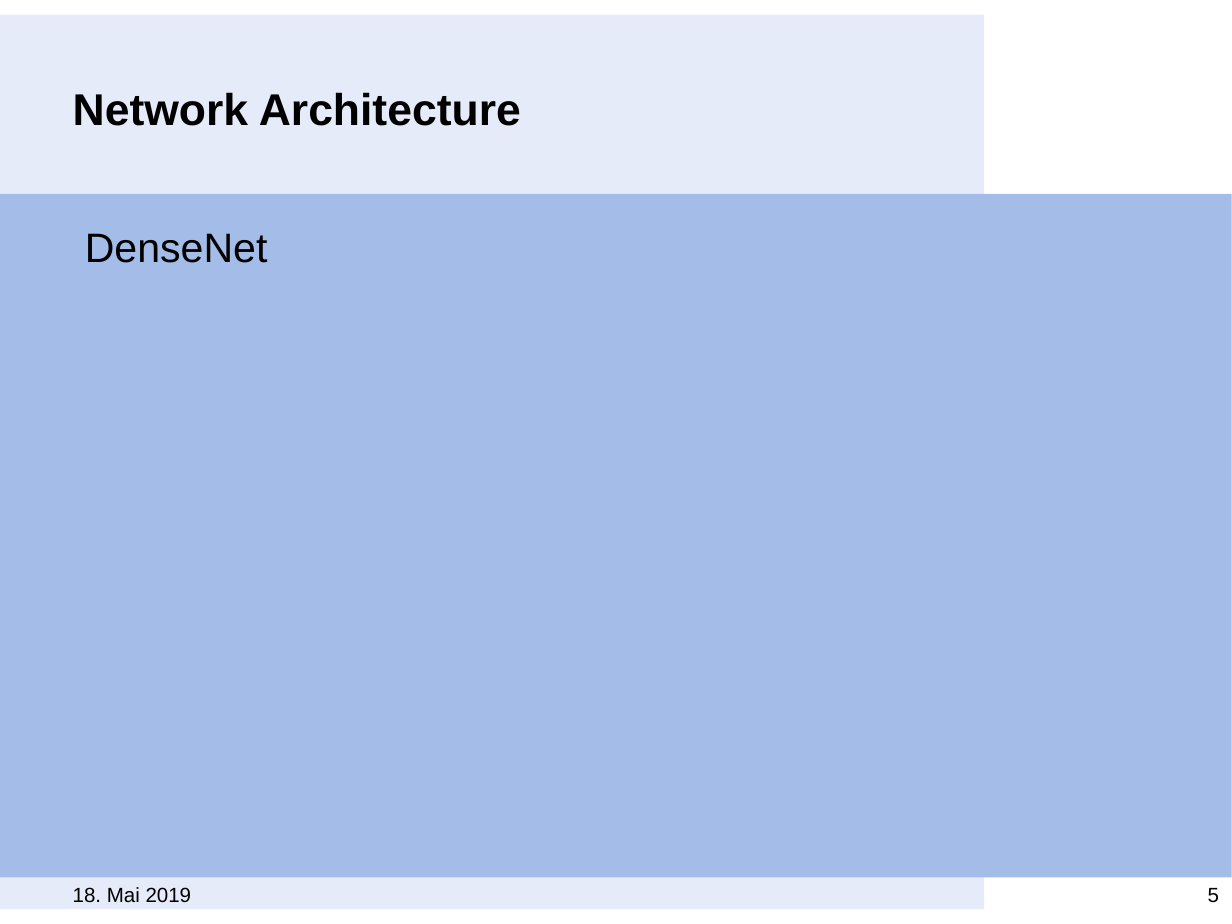
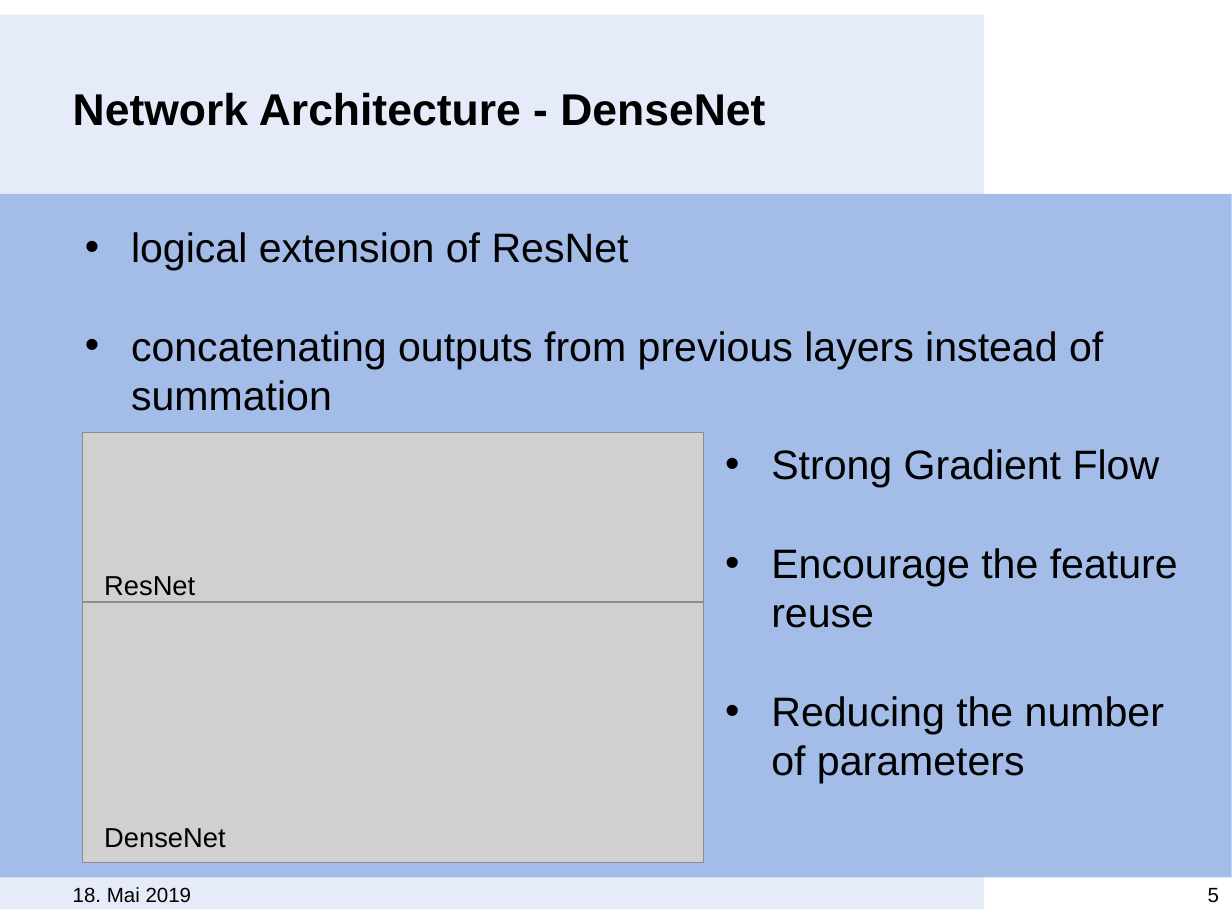
Before and after one commit to MeiLing90/ATML19_Group3A, a slide deck: slide 5 of ATML_presentation.pptx. Drawn at 1232x924 pixels with LibreOffice and Linux fonts; fonts in the diff are those of the drawing; grey boxes stand for pictures; background and template pictures are left out. Boxes give left, top, right and bottom in pixels: in the first picture for what was removed or moved away, otherwise in the second. Text is boxed around its words. In the diff, an @@ line names an element or a change of style, - is before the commit and + after.

Commit message:
modified ppt

```diff
--- a/ATML_presentation.pptx
+++ b/ATML_presentation.pptx
@@ title at box(73, 92, 765, 126): text changed @@
-Network Architecture
+Network Architecture - DenseNet
@@ text added at box(131, 232, 1103, 411), 24 pt, text #000000 @@
+• logical extension of ResNet
+• concatenating outputs from previous layers instead of summation
@@ picture added at box(83, 432, 703, 606) @@
@@ text added at box(771, 449, 1178, 783), 24 pt, text #000000 @@
+• Strong Gradient Flow
+• Encourage the feature reuse
+• Reducing the number of parameters
@@ text added at box(104, 576, 195, 596), 16 pt, text #000000 @@
+ResNet
@@ picture added at box(83, 602, 703, 862) @@
@@ text "DenseNet": place and size @@
-text "DenseNet" at box(85, 233, 268, 263)
+text "DenseNet" at box(104, 828, 225, 848)
@@ text "DenseNet" at box(104, 828, 225, 848): size 24 to 16 pt @@
```
Also in this commit, not shown: 1 other slide changed.
